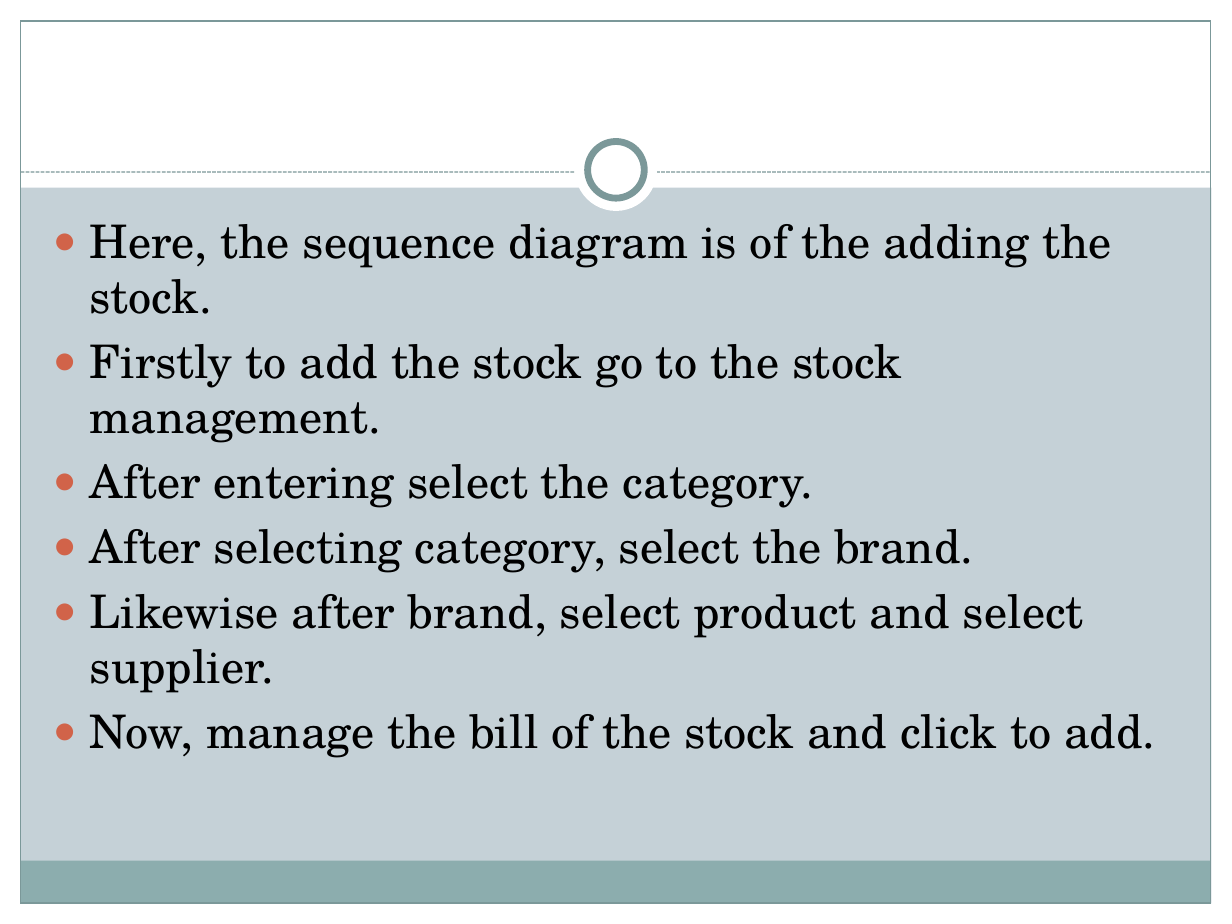
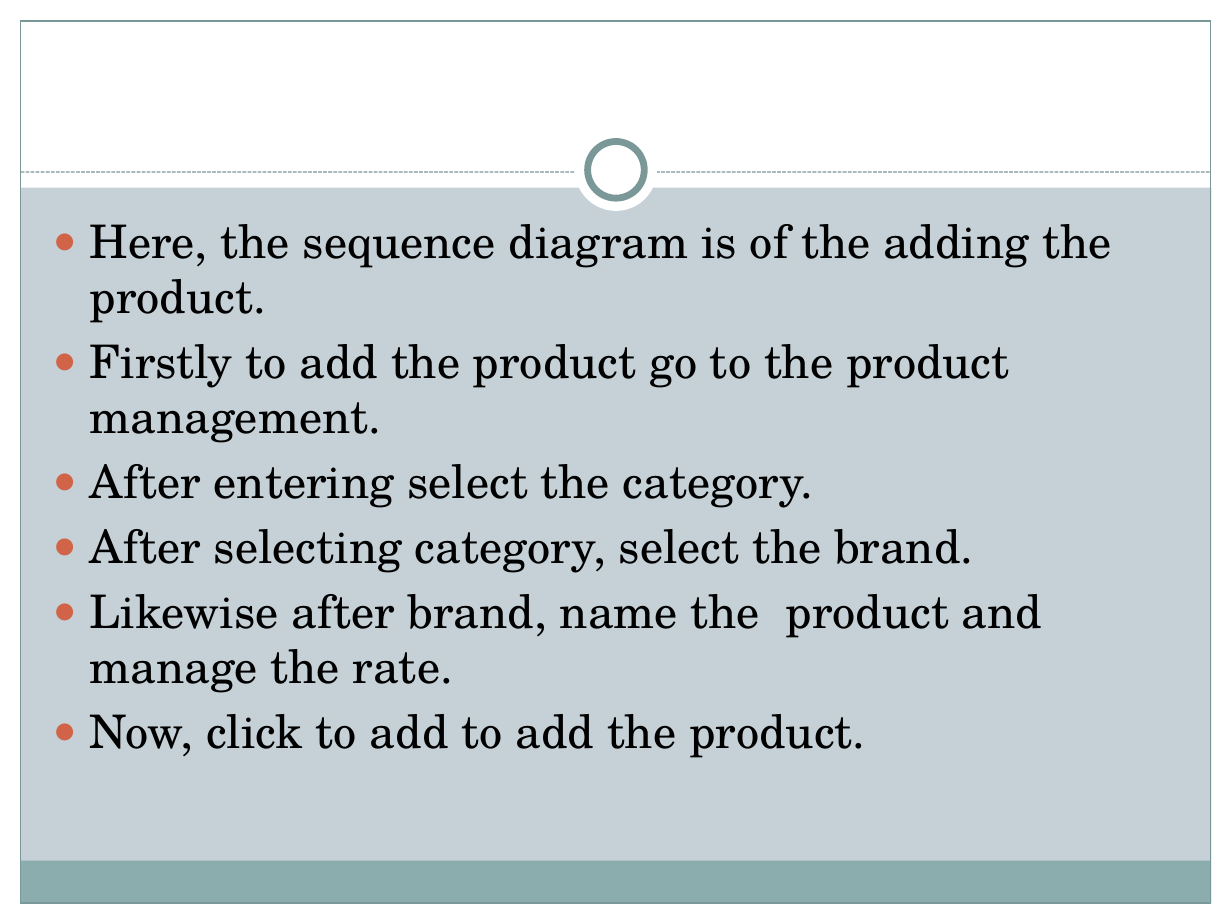
Before and after one commit to mandiratamang/SMS, a slide deck: slide 44 of stock management system/pp of sms.pptx (slide 43 before the commit). Drawn at 1232x924 pixels with LibreOffice and Linux fonts; fonts in the diff are those of the drawing. Boxes give left, top, right and bottom in pixels: in the first picture for what was removed or moved away, otherwise in the second. Text is boxed around its words. In the diff, an @@ line names an element or a change of style, - is before the commit and + after.

```diff
--- a/stock management system/pp of sms.pptx
+++ b/stock management system/pp of sms.pptx
@@ text at box(90, 224, 1111, 443): text changed @@
-● Here, the sequence diagram is of the adding the stock.
-● Firstly to add the stock go to the stock management.
+● Here, the sequence diagram is of the adding the product.
+● Firstly to add the product go to the product management.
@@ text at box(90, 594, 1042, 758): text changed @@
-● Likewise after brand, select product and select supplier.
-● Now, manage the bill of the stock and click to add.
+● Likewise after brand, name the product and manage the rate.
+● Now, click to add to add the product.
```
Also in this commit, not shown: 10 other slides changed, 2 slides added, 2 slides removed, 38 other files.
